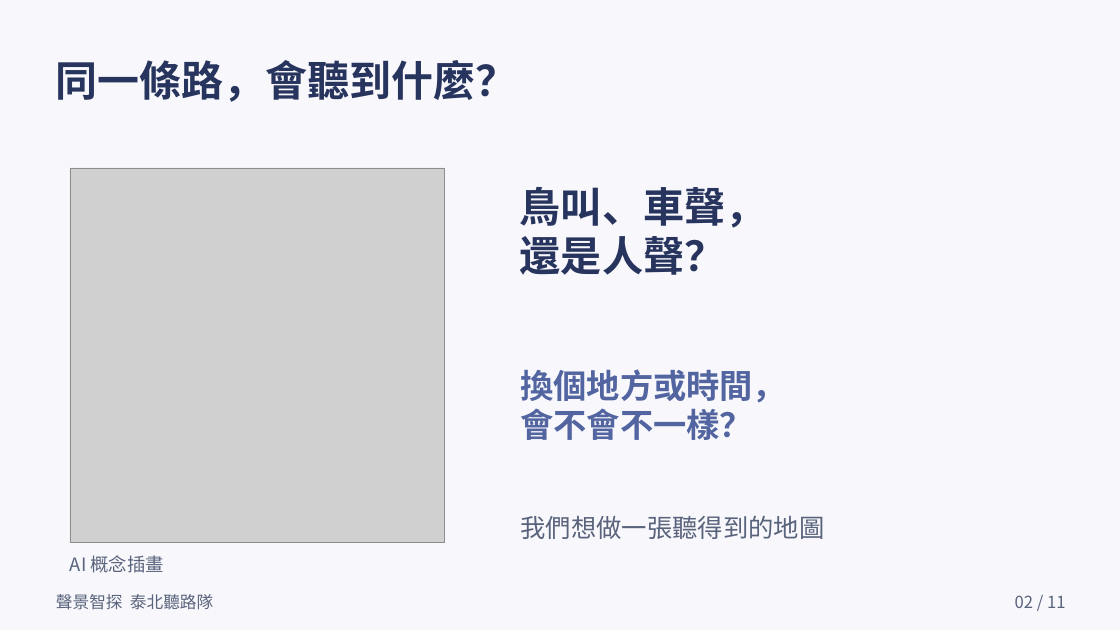
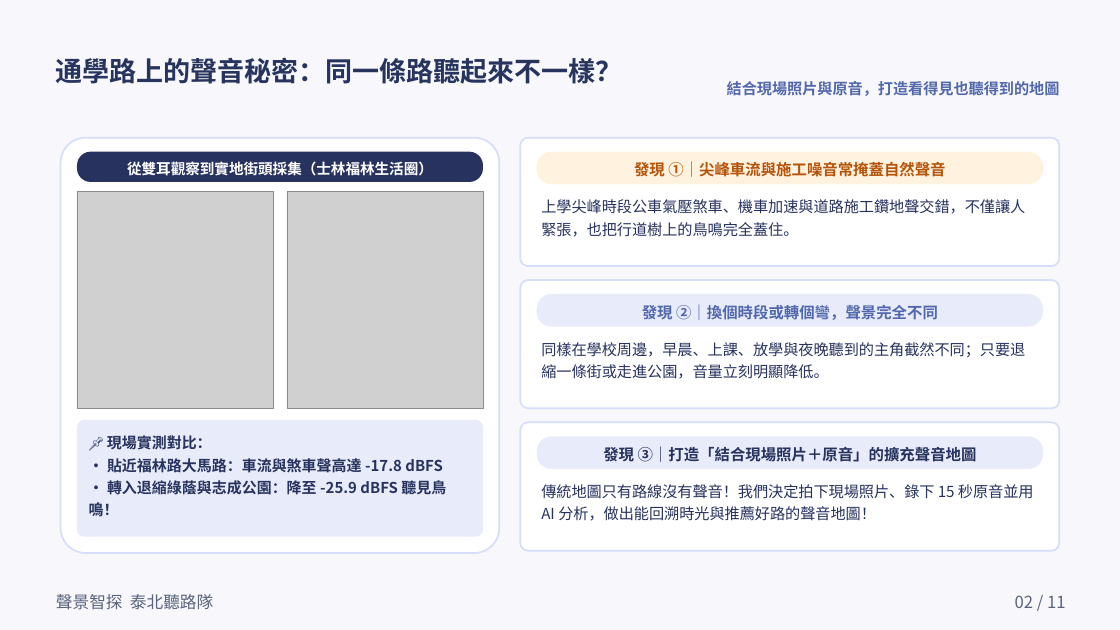
Before and after one commit to timdirty/taibei-student-explorers, a slide deck: slide 2 of slides/聲景智探_11頁學生簡報.pptx. Drawn at 1120x630 pixels with LibreOffice and Linux fonts; fonts in the diff are those of the drawing; grey boxes stand for pictures. Boxes give left, top, right and bottom in pixels: in the first picture for what was removed or moved away, otherwise in the second. Text is boxed around its words. In the diff, an @@ line names an element or a change of style, - is before the commit and + after.

```diff
--- a/slides/聲景智探_11頁學生簡報.pptx
+++ b/slides/聲景智探_11頁學生簡報.pptx
@@ text at box(56, 57, 623, 84): text changed; size 36 to 23.2 pt @@
-同一條路，會聽到什麼？
+通學路上的聲音秘密：同一條路聽起來不一樣？
@@ text added at box(727, 81, 1060, 96), 13 pt, text #5268AC, bold @@
+結合現場照片與原音，打造看得見也聽得到的地圖
@@ rounded rectangle added at box(60, 138, 499, 553), fill #FFFFFF, outline #D6DEFA 1.5 pt @@
@@ rounded rectangle added at box(520, 138, 1060, 266), fill #FFFFFF, outline #D6DEFA 1.5 pt @@
@@ picture removed at box(70, 168, 444, 543) @@
@@ rounded rectangle added at box(77, 152, 483, 182), fill #27325E @@
@@ text added at box(127, 161, 433, 176), 12.5 pt, text #FFFFFF, bold @@
+從雙耳觀察到實地街頭採集（士林福林生活圈）
@@ rounded rectangle added at box(537, 152, 1044, 185), fill #FFF3E0 @@
@@ text added at box(634, 160, 945, 180), 13.2 pt, text #B45309, bold @@
+發現 ①｜尖峰車流與施工噪音常掩蓋自然聲音
@@ picture added at box(77, 192, 273, 408) @@
@@ picture added at box(287, 192, 483, 408) @@
@@ text removed at box(520, 187, 767, 275) @@
-鳥叫、車聲，
-還是人聲？
@@ text added at box(541, 199, 1025, 237), 13 pt, text #27325E @@
+上學尖峰時段公車氣壓煞車、機車加速與道路施工鑽地聲交錯，不僅讓人緊張，也把行道樹上的鳥鳴完全蓋住。
@@ rounded rectangle added at box(520, 280, 1060, 408), fill #FFFFFF, outline #D6DEFA 1.5 pt @@
@@ rounded rectangle added at box(537, 294, 1044, 327), fill #E8ECFA @@
@@ text added at box(642, 305, 938, 320), 13.2 pt, text #5268AC, bold @@
+發現 ②｜換個時段或轉個彎，聲景完全不同
@@ text added at box(541, 342, 1025, 379), 13 pt, text #27325E @@
+同樣在學校周邊，早晨、上課、放學與夜晚聽到的主角截然不同；只要退縮一條街或走進公園，音量立刻明顯降低。
@@ text removed at box(521, 369, 786, 440) @@
-換個地方或時間，
-會不會不一樣？
@@ rounded rectangle added at box(77, 420, 483, 537), fill #E8ECFA @@
@@ text added at box(89, 435, 446, 517), 12.8 pt, text #27325E, bold @@
+📌 現場實測對比：
+• 貼近福林路大馬路：車流與煞車聲高達 -17.8 dBFS
+• 轉入退縮綠蔭與志成公園：降至 -25.9 dBFS 聽見鳥鳴！
@@ rounded rectangle added at box(520, 423, 1060, 551), fill #FFFFFF, outline #D6DEFA 1.5 pt @@
@@ rounded rectangle added at box(537, 436, 1044, 469), fill #E8ECFA @@
@@ text added at box(603, 446, 977, 462), 13.2 pt, text #27325E, bold @@
+發現 ③｜打造「結合現場照片＋原音」的擴充聲音地圖
@@ text added at box(541, 484, 1034, 521), 13 pt, text #27325E @@
+傳統地圖只有路線沒有聲音！我們決定拍下現場照片、錄下 15 秒原音並用 AI 分析，做出能回溯時光與推薦好路的聲音地圖！
@@ text removed at box(521, 515, 825, 539) @@
-我們想做一張聽得到的地圖
@@ text removed at box(70, 555, 164, 573) @@
-AI 概念插畫
```
Also in this commit, not shown: 9 other slides changed, 29 other files.
